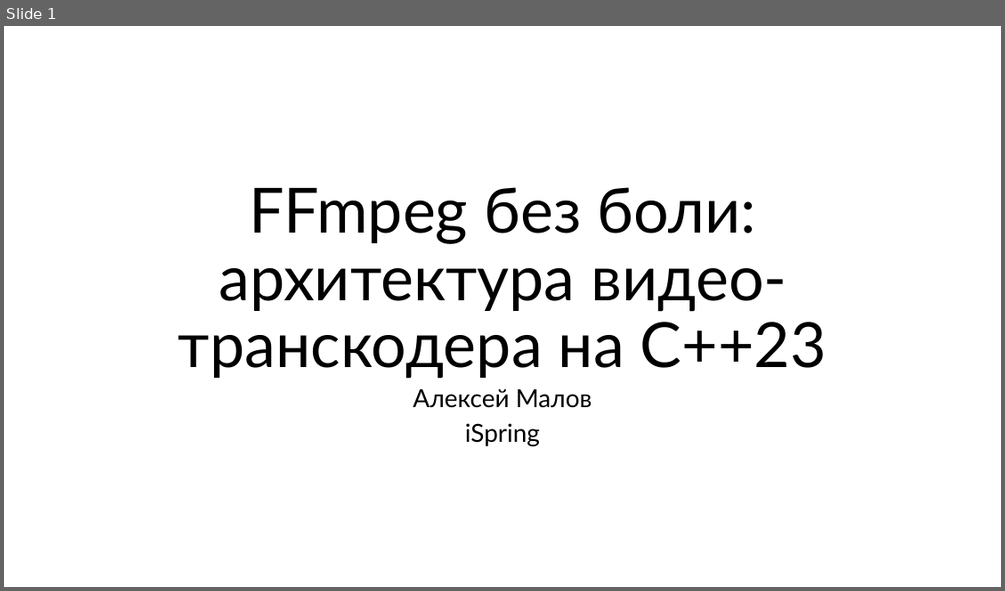
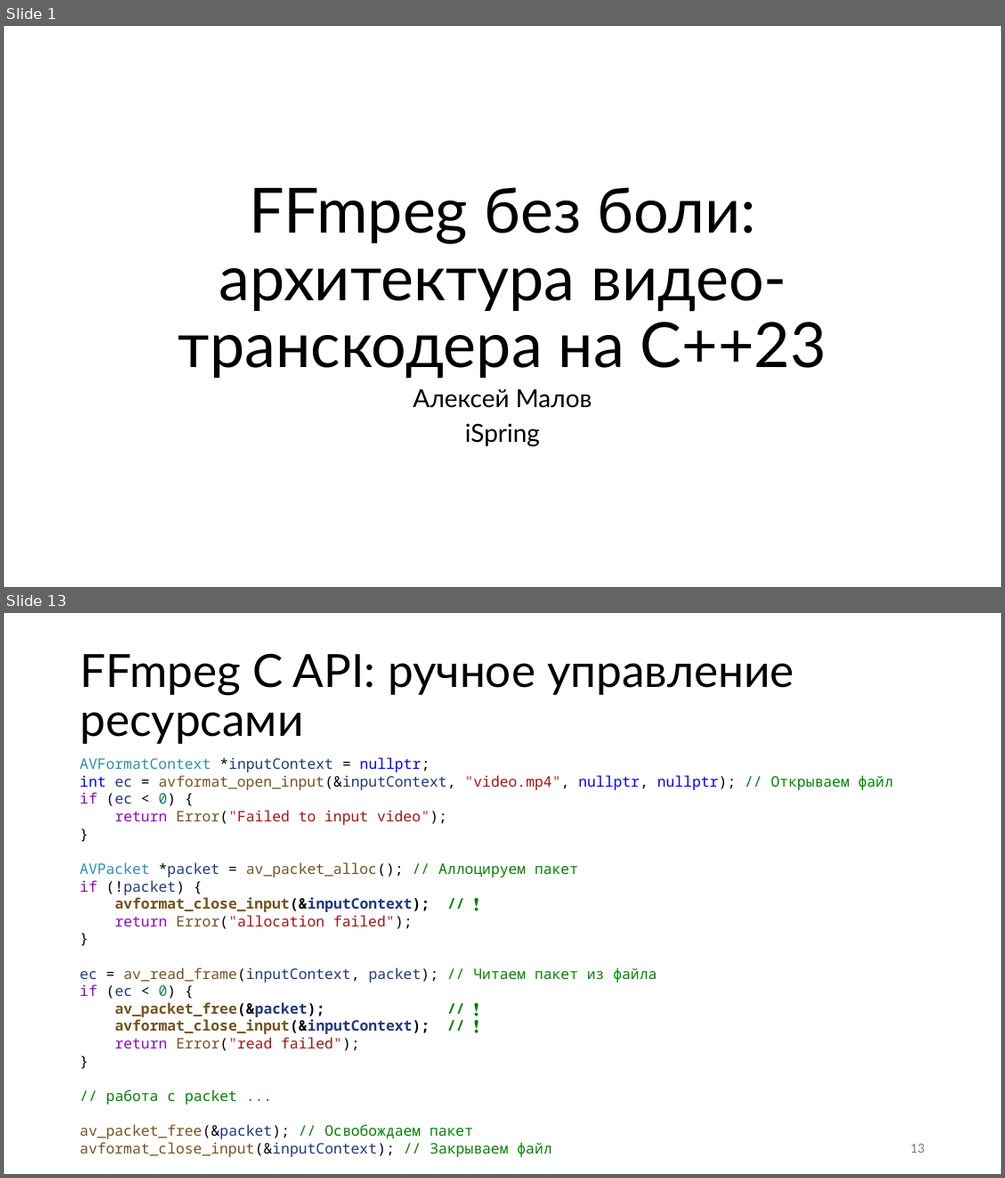
Before and after one commit to alexey-malov/ffmpeg-transcoder-demo, a slide deck: ffmpeg without pain.pptx. Shown one above the other, each under a label of ours: slide 1 before the commit, slides 1 and 13 after it; the slides between them are not shown. The pictures are 1005x591 and 1005x1178 pixels, drawn with LibreOffice and Linux fonts; fonts in the diff are those of the drawing. Boxes give left, top, right and bottom in pixels: in the first picture for what was removed or moved away, otherwise in the second. Text is boxed around its words. In the diff, an @@ line names an element or a change of style, - is before the commit and + after.

```diff
--- a/ffmpeg without pain.pptx
+++ b/ffmpeg without pain.pptx
@@ slide 13 added at (4,613,1001,1174), background #FFFFFF @@
@@ title added at (80,653,794,744), 44 pt, text #000000 @@
+FFmpeg C API: ручное управление ресурсами
@@ text added at (80,757,893,1157), 14 pt, text #74531F @@
+AVFormatContext *inputContext = nullptr;
+int ec = avformat_open_input(&inputContext, "video.mp4", nullptr, nullptr); // Открываем файл
+if (ec < 0) {
+return Error("Failed to input video");
+}
+AVPacket *packet = av_packet_alloc(); // Аллоцируем пакет
+if (!packet) {
+avformat_close_input(&inputContext); // ❗
+return Error("allocation failed");
+}
+ec = av_read_frame(inputContext, packet); // Читаем пакет из файла
+if (ec < 0) {
+av_packet_free(&packet); // ❗
+avformat_close_input(&inputContext); // ❗
+return Error("read failed");
+}
+// работа с packet ...
+av_packet_free(&packet); // Освобождаем пакет
+avformat_close_input(&inputContext); // Закрываем файл
@@ page number added at (910,1143,924,1152), 12 pt, text #797979 @@
+13
```
Also in this commit, not shown: 12 slides changed, 49 other slides added, 7 slides removed.
